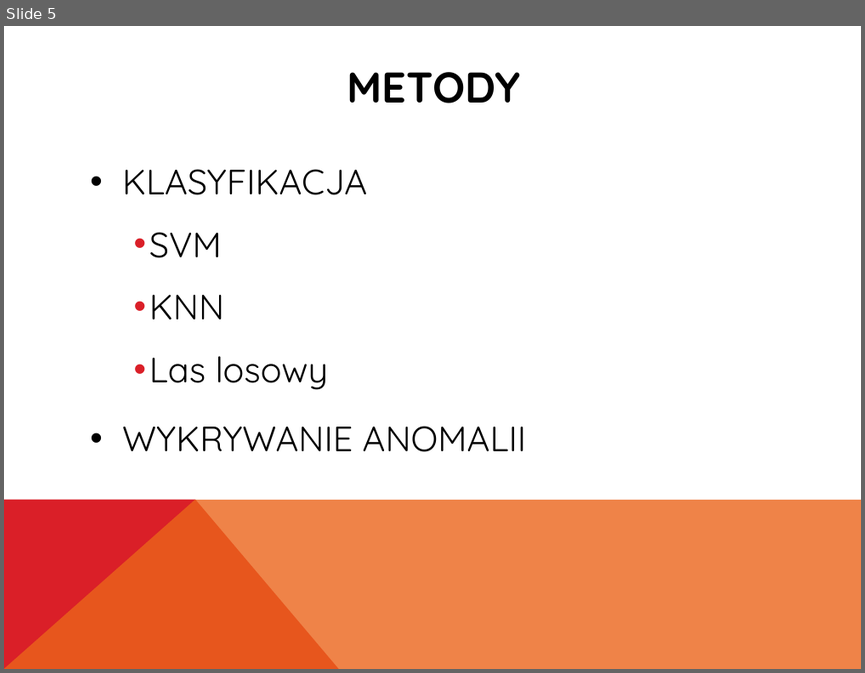
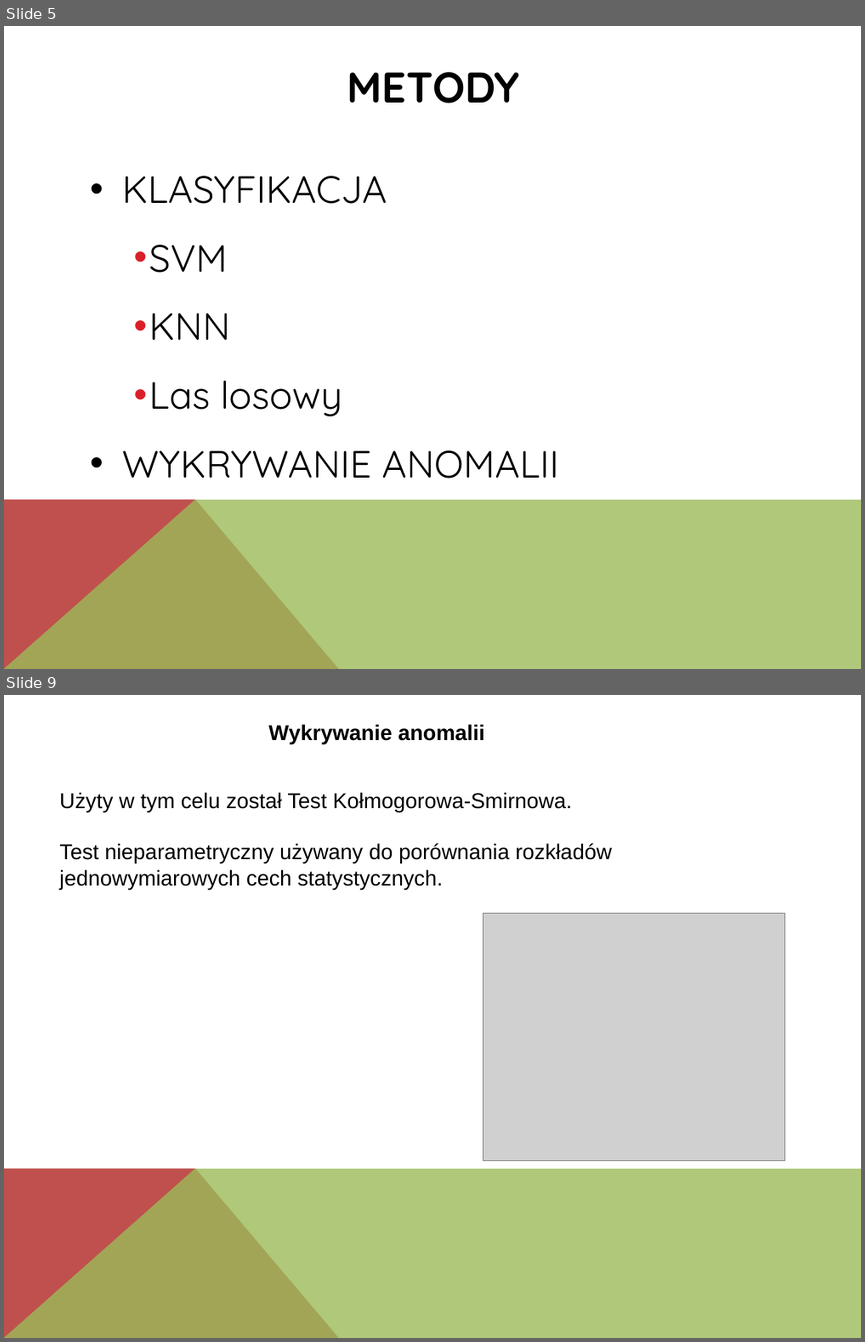
Before and after one commit to Waszker/PhysionetChallenge, a slide deck: Report and presentation/Prezentacja.pptx. Shown one above the other, each under a label of ours: slide 5 before the commit, slides 5 and 9 after it; the slides between them are not shown. The pictures are 865x673 and 865x1342 pixels, drawn with LibreOffice and Linux fonts; fonts in the diff are those of the drawing; grey boxes stand for pictures. Boxes give left, top, right and bottom in pixels: in the first picture for what was removed or moved away, otherwise in the second. Text is boxed around its words. In the diff, an @@ line names an element or a change of style, - is before the commit and + after.

```diff
--- a/Report and presentation/Prezentacja.pptx
+++ b/Report and presentation/Prezentacja.pptx
@@ slide 9 added at <box>4,695,861,1338</box>, background #FFFFFF; not listed: 2 template elements that a slide beside it also shows @@
@@ text added at <box>268,724,485,745</box>, 18 pt, text #000000, bold @@
+Wykrywanie anomalii
@@ text added at <box>59,792,612,890</box>, 18 pt, text #000000 @@
+Użyty w tym celu został Test Kołmogorowa-Smirnowa.
+Test nieparametryczny używany do porównania rozkładów jednowymiarowych cech statystycznych.
@@ picture added at <box>483,913,784,1160</box> @@
@@ slide 5 changed as well @@
@@ text "KLASYFIKACJA" at <box>122,176,559,478</box>: size 29.6 to 32 pt; indent changed; line spacing 1.4 to 1.5; less space between paragraphs @@
@@ freeform shape at <box>4,499,339,669</box>: fill #DA1F28 to #C0504D @@
@@ freeform shape at <box>4,499,861,669</box>: fill #EB641B at 80% opacity to #9BBB59 at 80% opacity @@
```
Also in this commit, not shown: 5 other slides changed, 3 other slides added.
